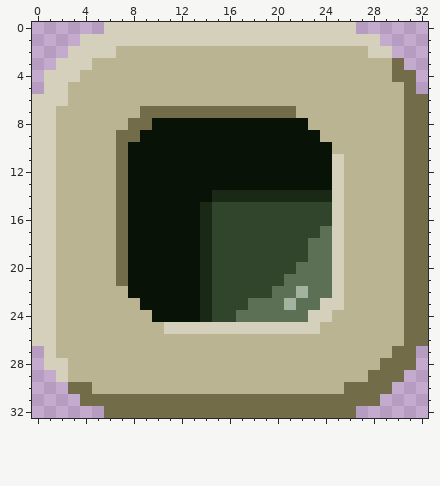
A pixel-art sprite gets an edit: monitor9.png. Above is the file before it was changed.
The file is 66x66 pixels, drawn in blocks of 2x2; one block is one cell here.
After:
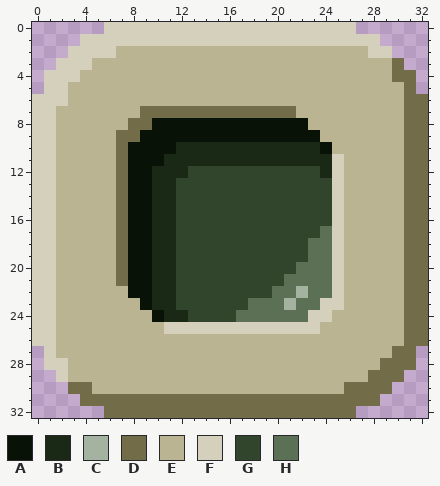
Palette (. is transparent): A #081206  B #192915  C #a3b39f  D #736c48  E #bab493  F #d4d0bc  G #30452b  H #5c7056
The exact change:
Changed rows in their new state; - is an unchanged pixel.
first column x 10:
10 --BBBBBBBBBBBB-
11 -BBBBBBBBBBBBBB
12 BBBGGGGGGGGGGGB
13 BBGGGGGGGGGGGGG
14 BBGGGGGGGGGGGGG
15 BBGGG----------
16 BBGGG----------
17 BBGGG----------
18 BBGGG----------
19 BBGGG----------
20 BBGGG----------
21 BBGGG----------
22 BBGGG----------
23 BBGGG----------
24 -BBGG----------
Pixel boxes of the changes (left, top, right, bottom) in both pictures:
changed: (152, 142, 332, 322)
